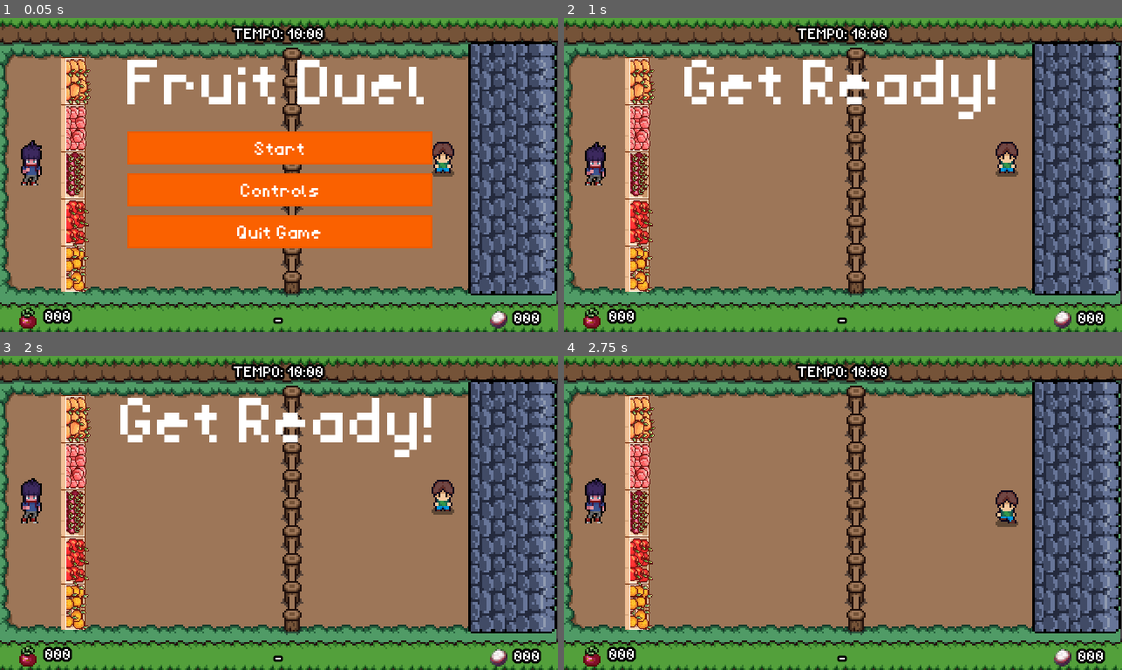
Above: before the commit, frames 1-4 (two rows, left to right).
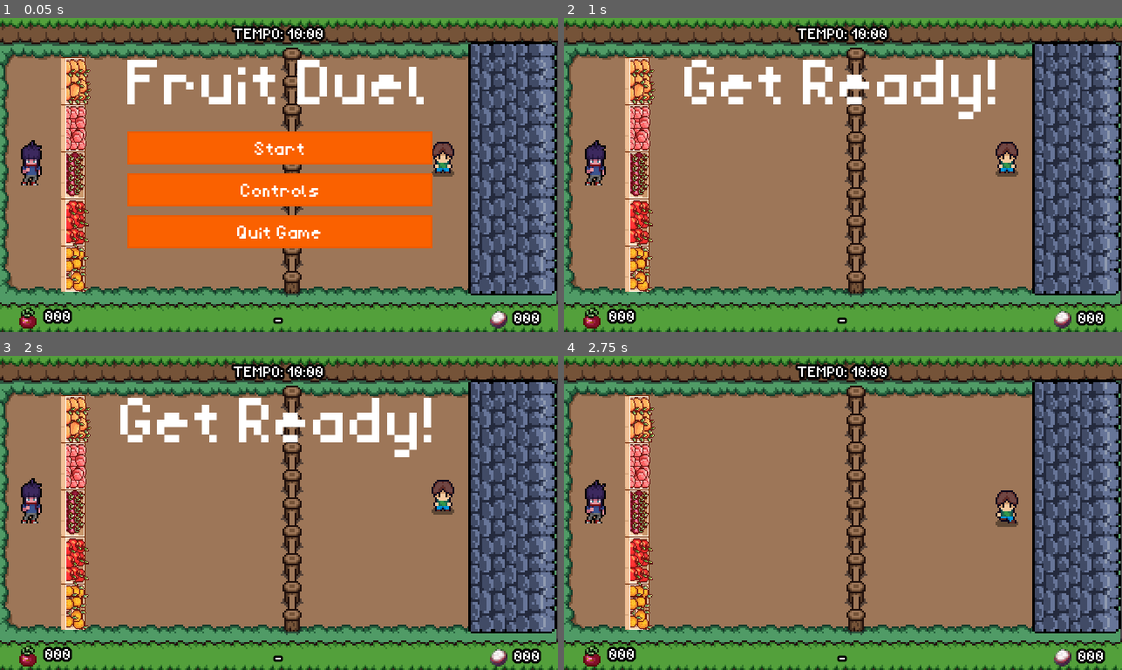
Above: after the commit, the same moments.

Repository: victorcto/fruit-duel
Game: Godot game, scene res://levels/scenes/test_level.tscn
Same seed, same stepped clock (60 frames per second), same inputs: the game is played once before the commit and once after it. The project has no main scene, so this scene is started directly.
Inputs (mouse positions are in pixels of both pictures, inside the frame that each line leads up to):
- Up to frame 1 (0.05 s): no input
- Up to frame 2 (1 s): click "Start" at 0.5 s
- Up to frame 3 (2 s): move the mouse to (401, 497) at 1.27 s; hold D (move_right) from 1.28 s (still down); tap G (cut) at 1.35 s; click (401, 497) at 1.55 s
- Up to frame 4 (2.75 s): move the mouse to (731, 528) at 2.02 s; release D (move_right) at 2.03 s; hold S (move_down) from 2.03 s (still down); click (731, 528) at 2.1 s; tap G (cut) at 2.3 s

Frame 1 is identical in both runs. In frame 2, 0.1% of the frame differs, in the area x 3-8%, y 38-52%; in frame 3, 0.2%; in frame 4, 0.3%, in the area x 3-8%, y 38-54%.

Commit message:
ajustado a posição do personagem

Diff:
--- a/characters/scripts/thrower.gd
+++ b/characters/scripts/thrower.gd
@@ -30,7 +30,8 @@
 @onready var fruit_spawn_pointer: Marker2D = $fruit_spawn_pointer
 
 func _ready() -> void:
-	_animation_tree.active = true
+	set_physics_process(false)
+	_animation_tree.active = false
 	_state_machine = _animation_tree["parameters/playback"]
 
 func _physics_process(delta: float) -> void:
@@ -127,7 +128,7 @@
 
 
 func throw_fruit1(): # MANGA
-	var fruit1_instance = FRUIT_5.instantiate()
+	var fruit1_instance = FRUIT_1.instantiate()
 	get_tree().root.add_child(fruit1_instance)
 	fruit1_instance.global_transform = fruit_spawn_pointer.global_transform
 	fruit1_instance.velocity = fruit1_instance.transform.x * muzzle_velocity
@@ -155,8 +156,15 @@
 	fruit4_instance.gravity = bullet_gravity
 
 func throw_fruit5(): # LARANJA
-	var fruit5_instance = FRUIT_1.instantiate()
+	var fruit5_instance = FRUIT_5.instantiate()
 	get_tree().root.add_child(fruit5_instance)
 	fruit5_instance.global_transform = fruit_spawn_pointer.global_transform
 	fruit5_instance.velocity = fruit5_instance.transform.x * muzzle_velocity
 	fruit5_instance.gravity = bullet_gravity
+
+func _stopOrStartCharacter(_is_active) -> void:
+	set_physics_process(_is_active)
+	_animation_tree.active = _is_active;
+
+func start_pos(pos):
+	position = pos
--- a/levels/scenes/test_level.tscn
+++ b/levels/scenes/test_level.tscn
@@ -2555,6 +2555,9 @@
 [node name="StartPositionCutter" type="Marker2D" parent="."]
 position = Vector2(254, 86)
 
+[node name="StartPositionThrower" type="Marker2D" parent="."]
+position = Vector2(18, 83)
+
 [node name="HUD Principal" type="CanvasLayer" parent="."]
 
 [node name="Control" type="Control" parent="HUD Principal"]
--- a/levels/scripts/test_level.gd
+++ b/levels/scripts/test_level.gd
@@ -6,10 +6,12 @@
 	pass
 	#$HUD.show_game_over()
 	#$Cutter.start_pos($StartPositionCutter.position)
+	#$Thrower.start_pos($StartPositionThrower.position)
 
 func new_game():
 	await $HUD.show_message("Get Ready!")
 	$Cutter._stopOrStartCharacter(true)
+	$Thrower._stopOrStartCharacter(true)
 
 func _ready() -> void:
 	wall_area.connect("area_entered", Callable(self, "_on_wall_area_area_entered"))
--- a/prefabs/fruit_2.tscn
+++ b/prefabs/fruit_2.tscn
@@ -7,6 +7,8 @@
 radius = 9.05539
 
 [node name="Fruit 2" type="Area2D" groups=["fruits"]]
+collision_layer = 2
+collision_mask = 2
 script = ExtResource("1_m7oyl")
 
 [node name="Texture" type="Sprite2D" parent="."]
--- a/prefabs/fruit_3.tscn
+++ b/prefabs/fruit_3.tscn
@@ -7,6 +7,8 @@
 radius = 7.0
 
 [node name="Fruit 3" type="Area2D" groups=["fruits"]]
+collision_layer = 2
+collision_mask = 2
 script = ExtResource("1_a2hpg")
 
 [node name="Texture" type="Sprite2D" parent="."]
--- a/prefabs/fruit_4.tscn
+++ b/prefabs/fruit_4.tscn
@@ -7,6 +7,8 @@
 radius = 7.07107
 
 [node name="Fruit 4" type="Area2D" groups=["fruits"]]
+collision_layer = 2
+collision_mask = 2
 script = ExtResource("1_x4ere")
 
 [node name="Texture" type="Sprite2D" parent="."]
--- a/prefabs/fruit_5.tscn
+++ b/prefabs/fruit_5.tscn
@@ -7,6 +7,8 @@
 radius = 9.0
 
 [node name="Fruit 5" type="Area2D" groups=["fruits"]]
+collision_layer = 2
+collision_mask = 2
 script = ExtResource("1_lhhgl")
 
 [node name="Texture" type="Sprite2D" parent="."]
--- a/prefabs/scripts/fruit_1.gd
+++ b/prefabs/scripts/fruit_1.gd
@@ -20,7 +20,4 @@
 
 	if area.is_in_group("attack_cutter"):
 		Globals.score_cutter += 1;
-		print(str("%03d" % Globals.score_cutter))
-		#score_cutter_count.text = "001"
-		#score_cutter_count.text = str("%03d" % Globals.score_cutter)
 		queue_free()
--- a/prefabs/scripts/fruit_2.gd
+++ b/prefabs/scripts/fruit_2.gd
@@ -17,3 +17,7 @@
 		Globals.shot_fruit = "Maça"
 		emit_signal("hit_wall")
 		queue_free()
+
+	if area.is_in_group("attack_cutter"):
+		Globals.score_cutter += 1;
+		queue_free()
--- a/prefabs/scripts/fruit_3.gd
+++ b/prefabs/scripts/fruit_3.gd
@@ -17,3 +17,7 @@
 		Globals.shot_fruit = "Pêssego"
 		emit_signal("hit_wall")
 		queue_free()
+
+	if area.is_in_group("attack_cutter"):
+		Globals.score_cutter += 1;
+		queue_free()
--- a/prefabs/scripts/fruit_4.gd
+++ b/prefabs/scripts/fruit_4.gd
@@ -16,3 +16,7 @@
 		Globals.shot_fruit = "Mangostão"
 		emit_signal("hit_wall")
 		queue_free()
+
+	if area.is_in_group("attack_cutter"):
+		Globals.score_cutter += 1;
+		queue_free()
--- a/prefabs/scripts/fruit_5.gd
+++ b/prefabs/scripts/fruit_5.gd
@@ -16,3 +16,7 @@
 		Globals.shot_fruit = "Manga"
 		emit_signal("hit_wall")
 		queue_free()
+
+	if area.is_in_group("attack_cutter"):
+		Globals.score_cutter += 1;
+		queue_free()
